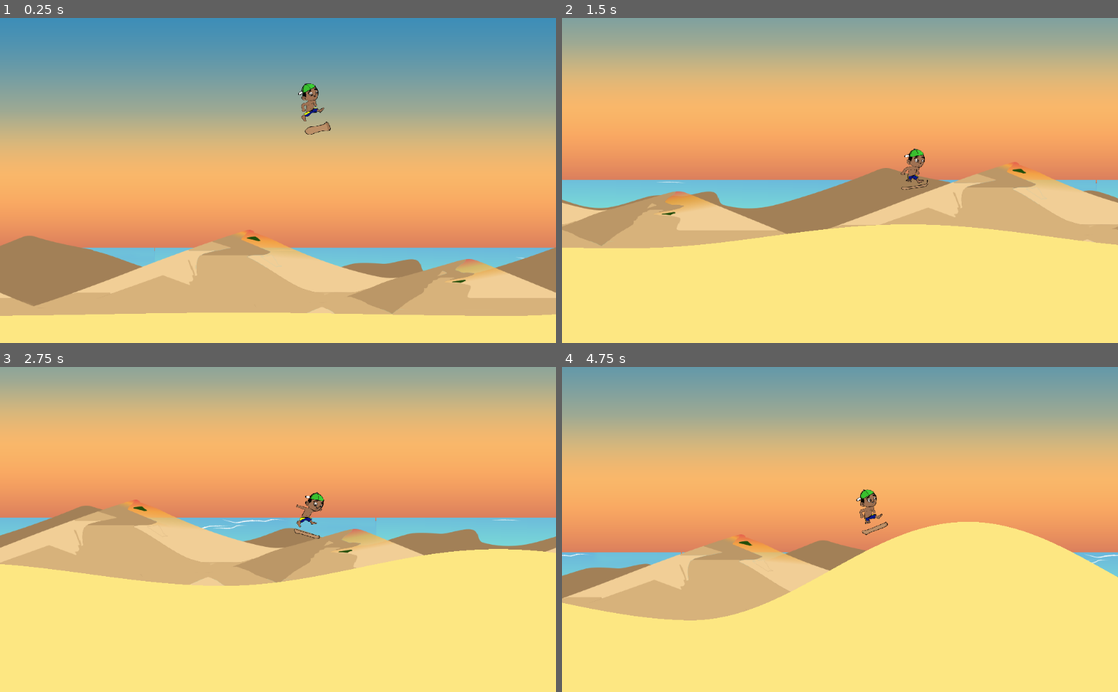
Above: before the commit, frames 1-4 (two rows, left to right).
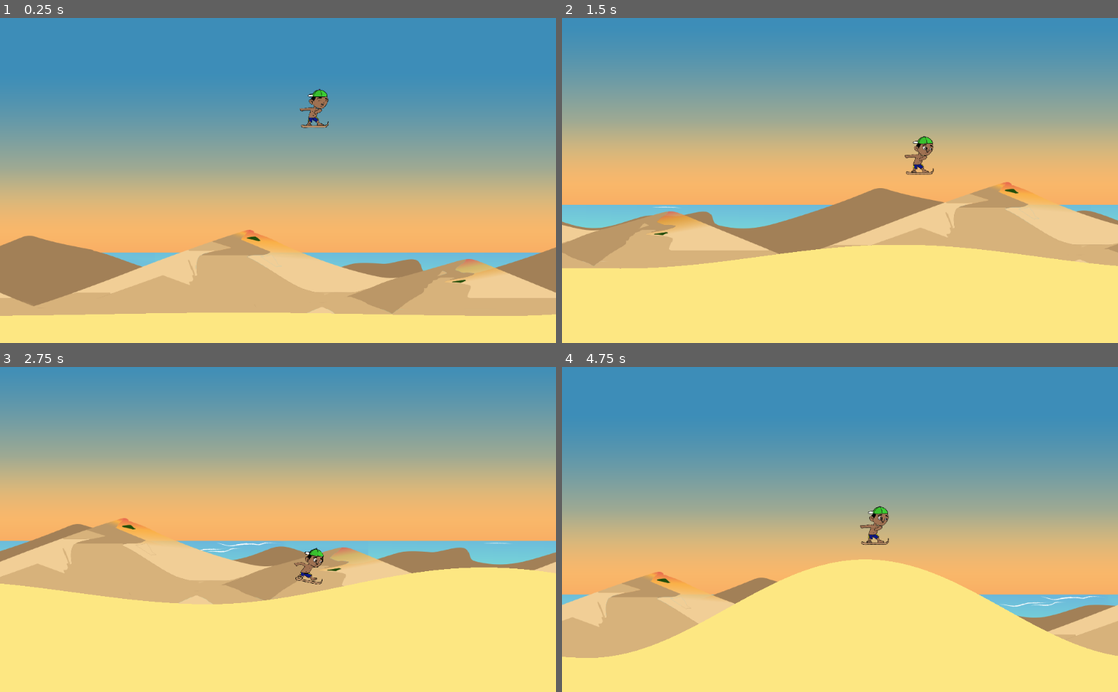
Above: after the commit, the same moments.

Repository: AlanVitorCosta/MotoresGame
Game: Godot game, scene res://scenes/World.tscn
Same seed, same stepped clock (60 frames per second), same inputs: the game is played once before the commit and once after it.
Inputs:
- Up to frame 1 (0.25 s): no input
- Up to frame 2 (1.5 s): hold Z 0.53-1.28 s; hold Right (ui_right) from 0.53 s (still down); tap Up (ui_up) at 0.77, 1.07 s; tap C at 0.8, 1.35 s
- Up to frame 3 (2.75 s): tap Up (ui_up) at 1.52, 1.55, 1.82 s; release Right (ui_right) at 2.03 s; hold Left (ui_left) from 2.03 s (still down); hold Up (ui_up) from 2.03 s (still down); tap Z at 2.3 s
- Up to frame 4 (4.75 s): release Left (ui_left) at 2.78 s; release Up (ui_up) at 2.78 s; hold Right (ui_right) 2.78-4.28 s; tap Z at 2.85, 4.35 s; tap Up (ui_up) at 3.02, 3.32, 3.77, 3.8, 4.07, 4.52 s; tap C at 3.05 s; hold C 3.53-4.28 s; hold Left (ui_left) from 4.28 s (still down)

The runs differ from the first frame. In frame 1, 58% of the frame differs, in the area x 0-100%, y 9-75%; in frame 2, 69%; in frame 3, 64%; in frame 4, 74%, in the area x 0-100%, y 0-90%.

Commit message:
Alteração na animação

Diff:
--- a/scenes/World.tscn
+++ b/scenes/World.tscn
@@ -29,7 +29,7 @@
 }
 
 [node name="Sprite" type="Sprite" parent="ParallaxBackground/BackGround"]
-position = Vector2( 0, -103 )
+position = Vector2( 0, 2 )
 texture = ExtResource( 3 )
 centered = false
 __meta__ = {
@@ -39,15 +39,18 @@
 [node name="Mar" type="ParallaxLayer" parent="ParallaxBackground"]
 editor/display_folded = true
 motion_scale = Vector2( 0.4, 1 )
-motion_mirroring = Vector2( 1024, 0 )
+motion_mirroring = Vector2( 1020, 0 )
 __meta__ = {
 "_edit_lock_": true
 }
 
 [node name="Sprite" type="Sprite" parent="ParallaxBackground/Mar"]
-position = Vector2( 7.17499, 323.824 )
+position = Vector2( 7.17499, 332.824 )
 texture = ExtResource( 4 )
 centered = false
+__meta__ = {
+"_edit_lock_": true
+}
 
 [node name="DunaTraseira" type="ParallaxLayer" parent="ParallaxBackground"]
 editor/display_folded = true
--- a/scripts/Player.gd
+++ b/scripts/Player.gd
@@ -2,7 +2,7 @@
 
 const SPEED = 100
 const GRAVITY = 10
-const JUMP_POWER = -350
+const JUMP_POWER = -500
 const FLOOR = Vector2(0, -1)
 
 onready var sprite = get_node("Sprite")
@@ -21,30 +21,31 @@
 		velocity.x = 8*SPEED
 		if anim == "Crouch":
 			velocity.x = 6*SPEED
-
 	elif Input.is_action_pressed("ui_left"):
 		velocity.x = 3*SPEED
 		if anim == "Crouch":
 			velocity.x = SPEED
-
 	else:
 		velocity.x = 5*SPEED
 		if anim == "Crouch":
 			velocity.x = 3*SPEED
 
-	if Input.is_action_pressed("ui_up") && on_ground && !Input.is_key_pressed(KEY_C):
+	if Input.is_action_pressed("ui_up") && on_ground && !Input.is_action_pressed("ui_down"):
 		velocity.y = JUMP_POWER
+		anim = "jump"
+		#if !on_ground && !Input.is_action_pressed("ui_down"):
+		#	anim = "Jump"
 
-	if Input.is_key_pressed(KEY_C):
+	if Input.is_action_pressed("ui_down"):
 		anim = "Crouch"
-
+	elif !on_ground && Input.is_action_pressed("ui_up"):
+		anim = "Jump"
 	else:
 		anim = "Idle"
 
-	if !on_ground && !Input.is_key_pressed(KEY_C):
-		anim = "Jump"
 
-	if Input.is_action_pressed("ui_down"):
+
+	if Input.is_key_pressed(KEY_Z):
 		$Camera2D.zoom = Vector2(4,4)
 	else:
 		$Camera2D.zoom = Vector2(1,1)
